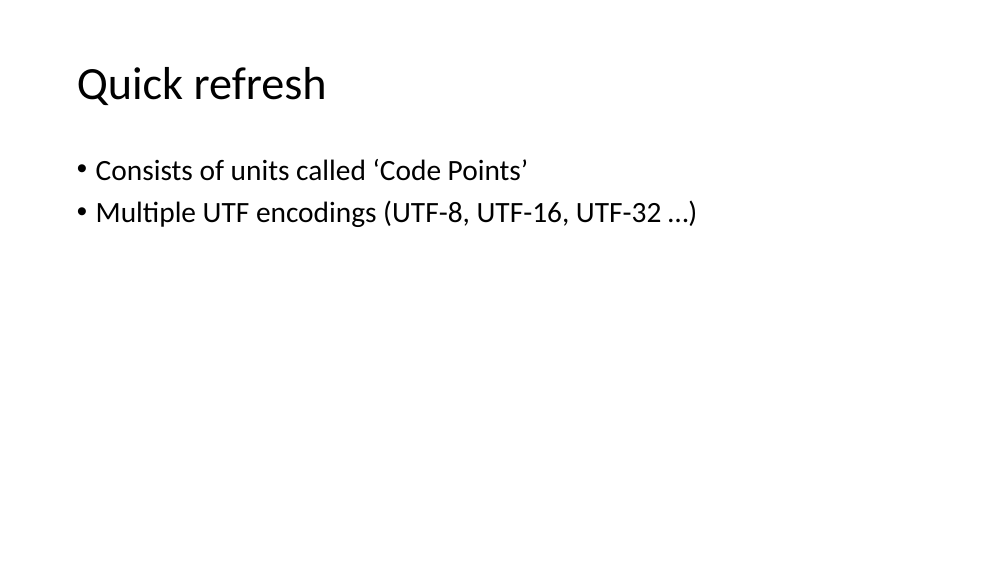
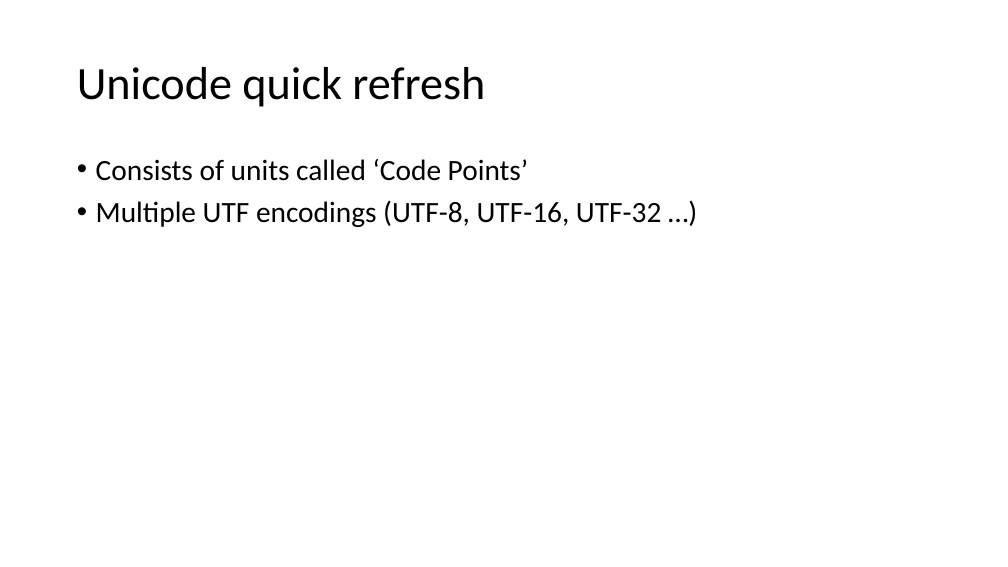
Before and after one commit to dsafa/rtl-demo, a slide deck: slide 2 of RTL.pptx. Drawn at 1008x567 pixels with LibreOffice and Linux fonts; fonts in the diff are those of the drawing. Boxes give left, top, right and bottom in pixels: in the first picture for what was removed or moved away, otherwise in the second. Text is boxed around its words. In the diff, an @@ line names an element or a change of style, - is before the commit and + after.

```diff
--- a/RTL.pptx
+++ b/RTL.pptx
@@ title at [77, 67, 485, 107]: text changed @@
-Quick refresh
+Unicode quick refresh
```
Also in this commit, not shown: 14 other slides changed, 4 slides added, 1 other file.
